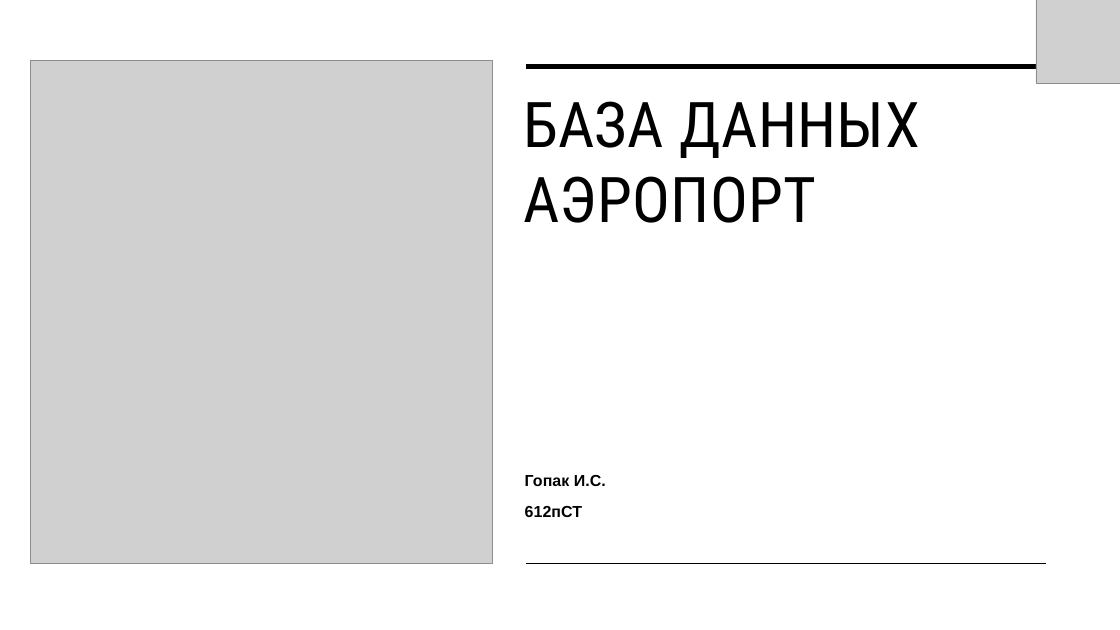
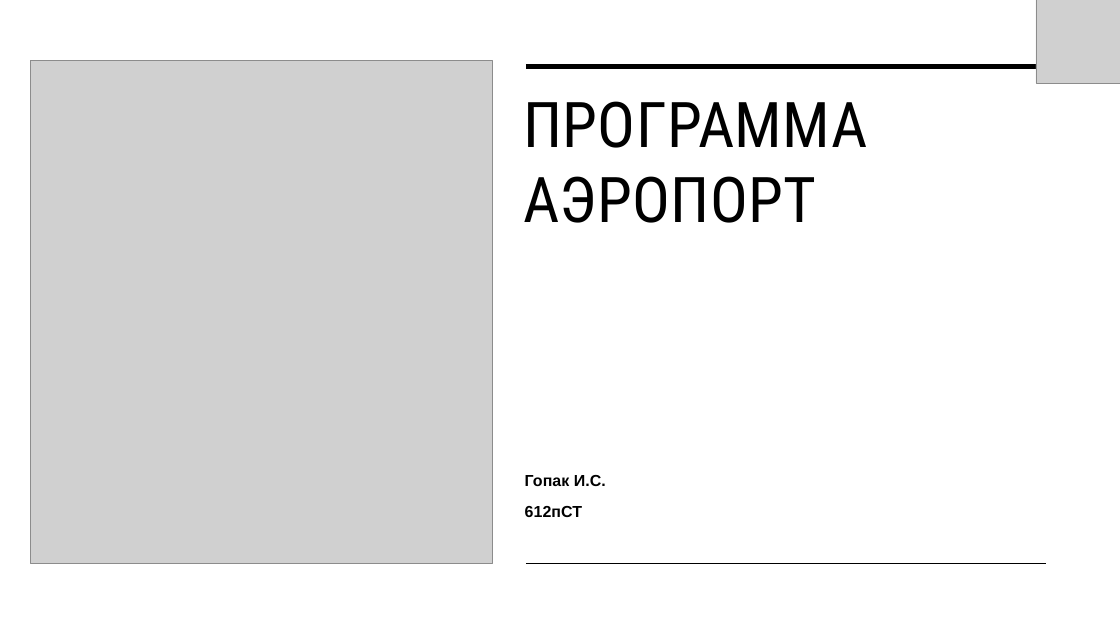
Before and after one commit to Illya8800/Airport, a slide deck: slide 1 of База данных.pptx. Drawn at 1120x630 pixels with LibreOffice and Linux fonts; fonts in the diff are those of the drawing; grey boxes stand for pictures. Boxes give left, top, right and bottom in pixels: in the first picture for what was removed or moved away, otherwise in the second. Text is boxed around its words. In the diff, an @@ line names an element or a change of style, - is before the commit and + after.

```diff
--- a/База данных.pptx
+++ b/База данных.pptx
@@ title at [523,101,867,223]: text changed @@
-БАЗА ДАННЫХ
-АЭРОПОРТ
+ПРОГРАММА
+АЭРОПОРТ
```
Also in this commit, not shown: 3 other slides changed, 1 slide removed.
